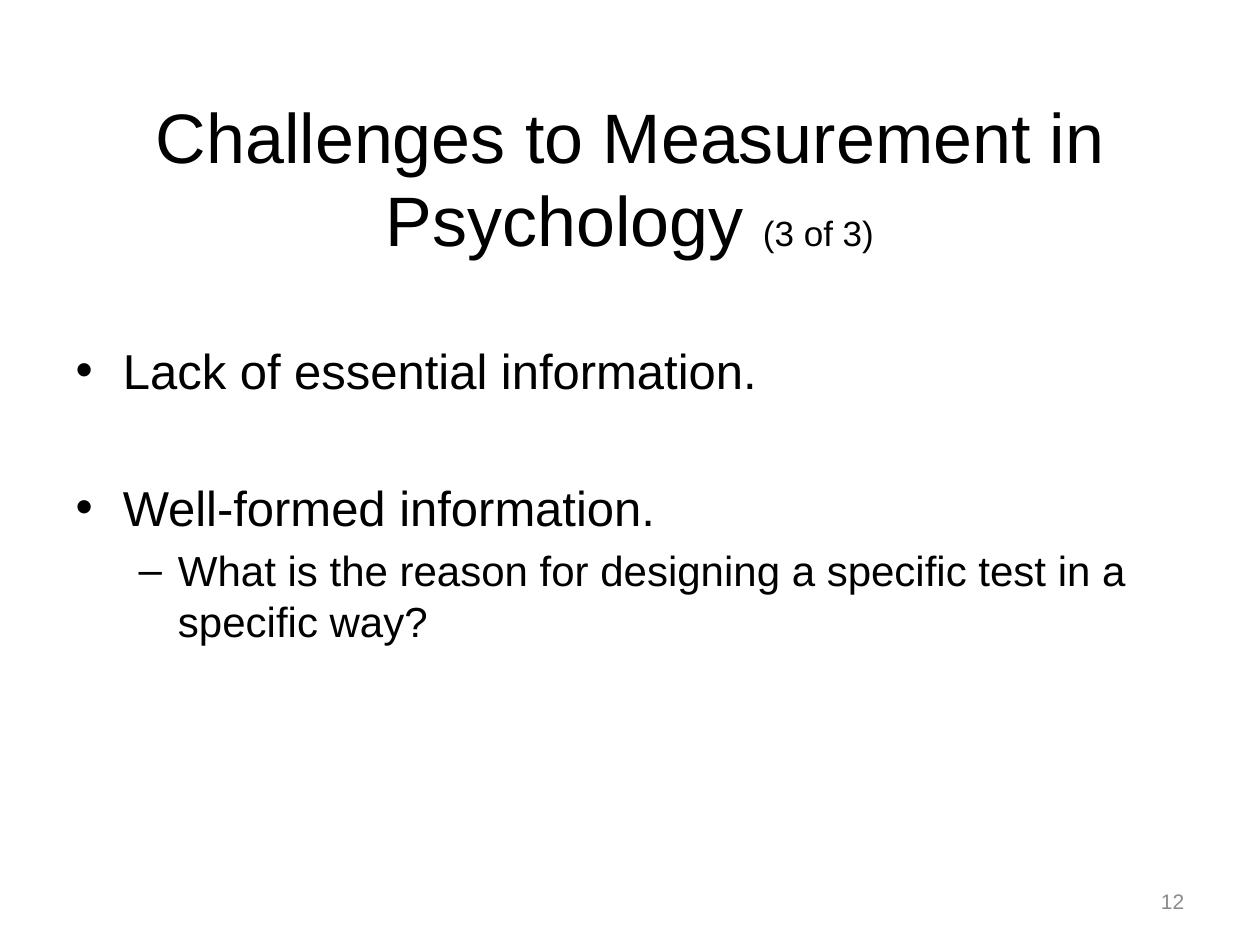
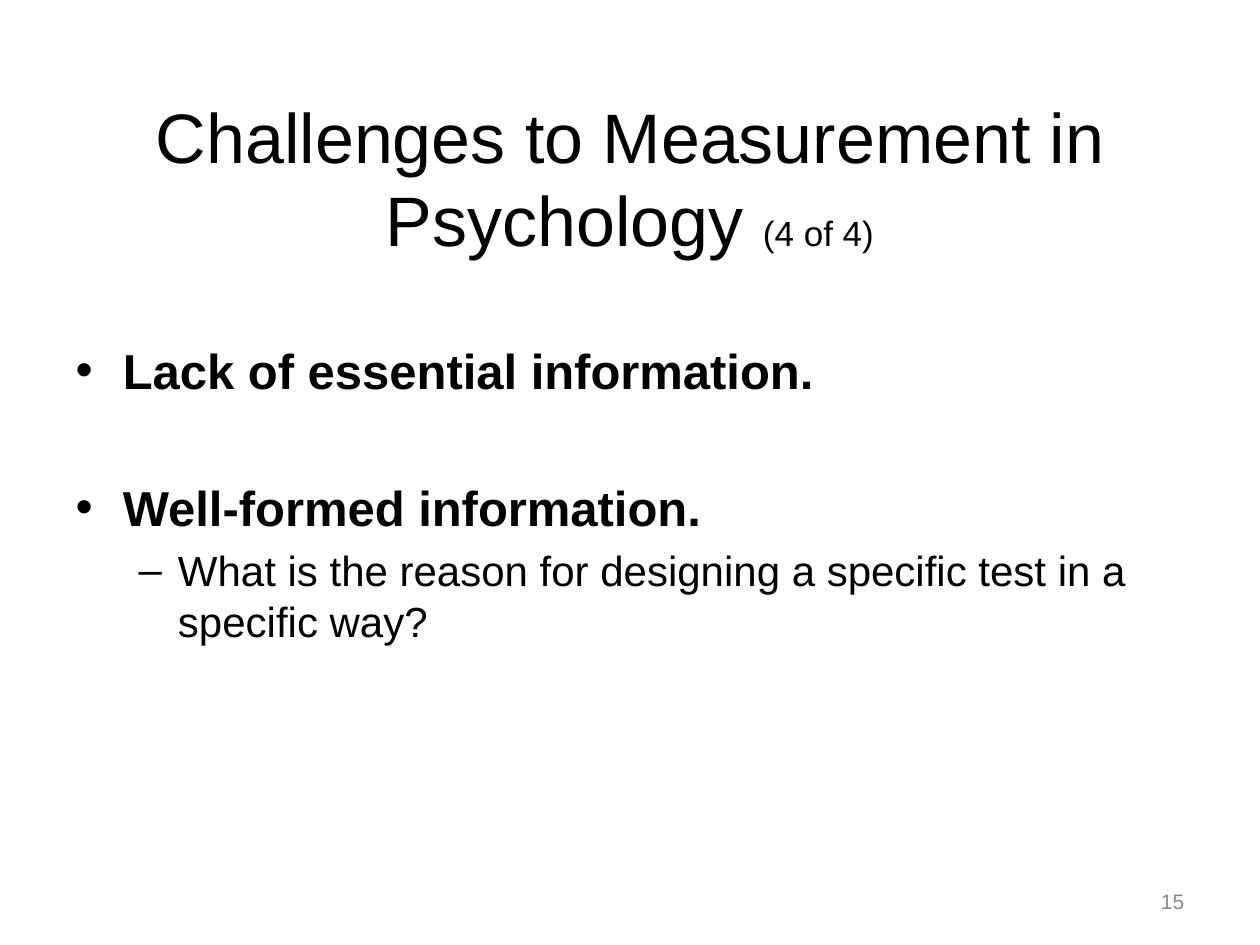
Before and after one commit to npm27/Teaching-Materials, a slide deck: slide 15 of Tests and Eval/Fall 25/Slides/1 Chapter 1.pptx (slide 12 before the commit). Drawn at 1260x945 pixels with LibreOffice and Linux fonts; fonts in the diff are those of the drawing. Boxes give left, top, right and bottom in pixels: in the first picture for what was removed or moved away, otherwise in the second. Text is boxed around its words. In the diff, an @@ line names an element or a change of style, - is before the commit and + after.

```diff
--- a/Tests and Eval/Fall 25/Slides/1 Chapter 1.pptx
+++ b/Tests and Eval/Fall 25/Slides/1 Chapter 1.pptx
@@ title at <box>156,112,1104,260</box>: text changed @@
-Challenges to Measurement in Psychology (3 of 3)
+Challenges to Measurement in Psychology (4 of 4)
@@ text at <box>123,353,814,527</box>: bold on in "Lack of essential information.", "Well-formed information." @@
@@ page number at <box>1161,894,1184,909</box>: text changed @@
-12
+15
```
Also in this commit, not shown: 3 other slides changed, 3 slides added, 39 other files.
